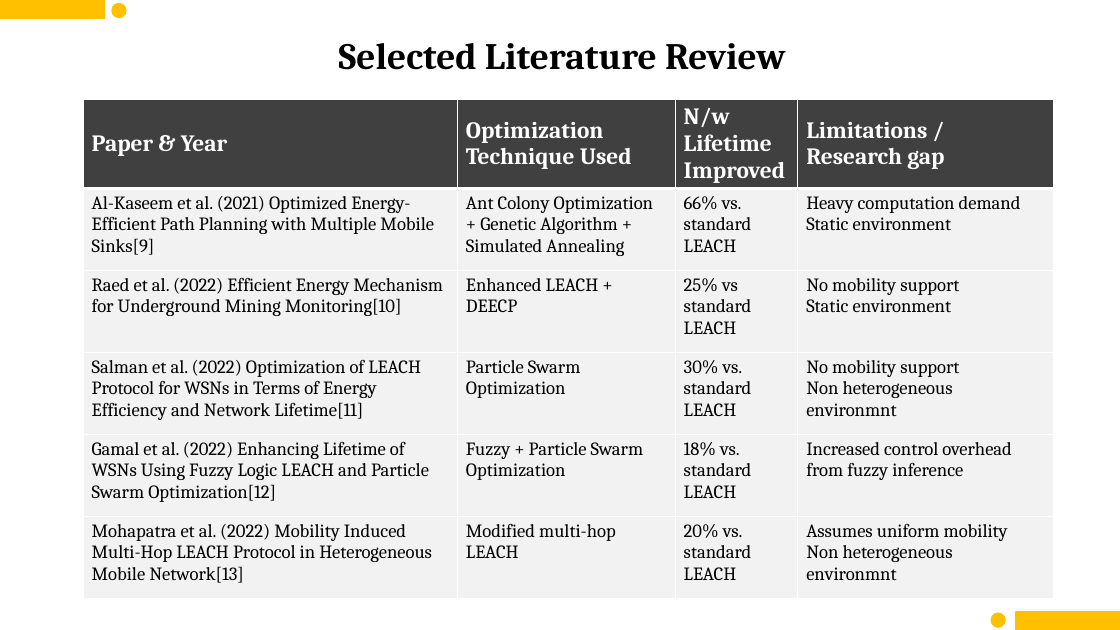
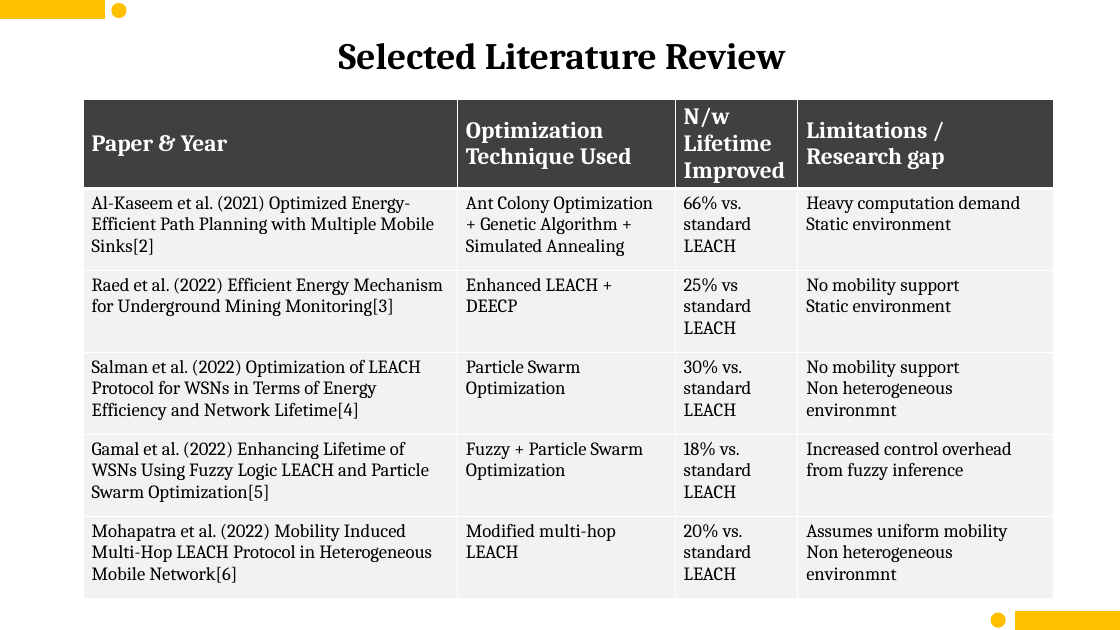
Before and after one commit to imshubhamcodex/ql--resources, a slide deck: slide 4 of mid_sem_RL.pptx. Drawn at 1120x630 pixels with LibreOffice and Linux fonts; fonts in the diff are those of the drawing. Boxes give left, top, right and bottom in pixels: in the first picture for what was removed or moved away, otherwise in the second. Text is boxed around its words. In the diff, an @@ line names an element or a change of style, - is before the commit and + after.

```diff
--- a/mid_sem_RL.pptx
+++ b/mid_sem_RL.pptx
@@ table at [83,99,1054,602] @@
-row 2, column 1: Al-Kaseem et al. (2021) Optimized Energy-Efficient Path Planning with Multiple Mobile Sinks[9]
+row 2, column 1: Al-Kaseem et al. (2021) Optimized Energy-Efficient Path Planning with Multiple Mobile Sinks[2]
-row 3, column 1: Raed et al. (2022) Efficient Energy Mechanism for Underground Mining Monitoring[10]
+row 3, column 1: Raed et al. (2022) Efficient Energy Mechanism for Underground Mining Monitoring[3]
-row 4, column 1: Salman et al. (2022) Optimization of LEACH Protocol for WSNs in Terms of Energy Efficiency and Network Lifetime[11]
+row 4, column 1: Salman et al. (2022) Optimization of LEACH Protocol for WSNs in Terms of Energy Efficiency and Network Lifetime[4]
-row 5, column 1: Gamal et al. (2022) Enhancing Lifetime of WSNs Using Fuzzy Logic LEACH and Particle Swarm Optimization[12]
+row 5, column 1: Gamal et al. (2022) Enhancing Lifetime of WSNs Using Fuzzy Logic LEACH and Particle Swarm Optimization[5]
-row 6, column 1: Mohapatra et al. (2022) Mobility Induced Multi-Hop LEACH Protocol in Heterogeneous Mobile Network[13]
+row 6, column 1: Mohapatra et al. (2022) Mobility Induced Multi-Hop LEACH Protocol in Heterogeneous Mobile Network[6]
```
Also in this commit, not shown: 6 slides added.
